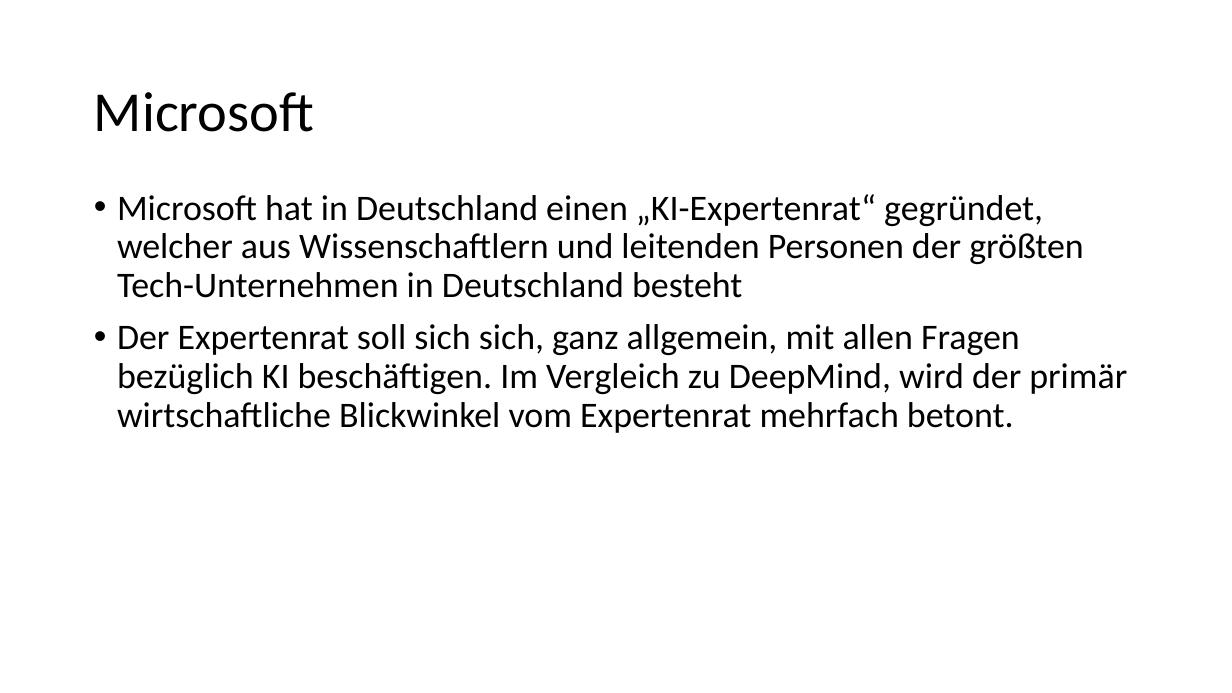
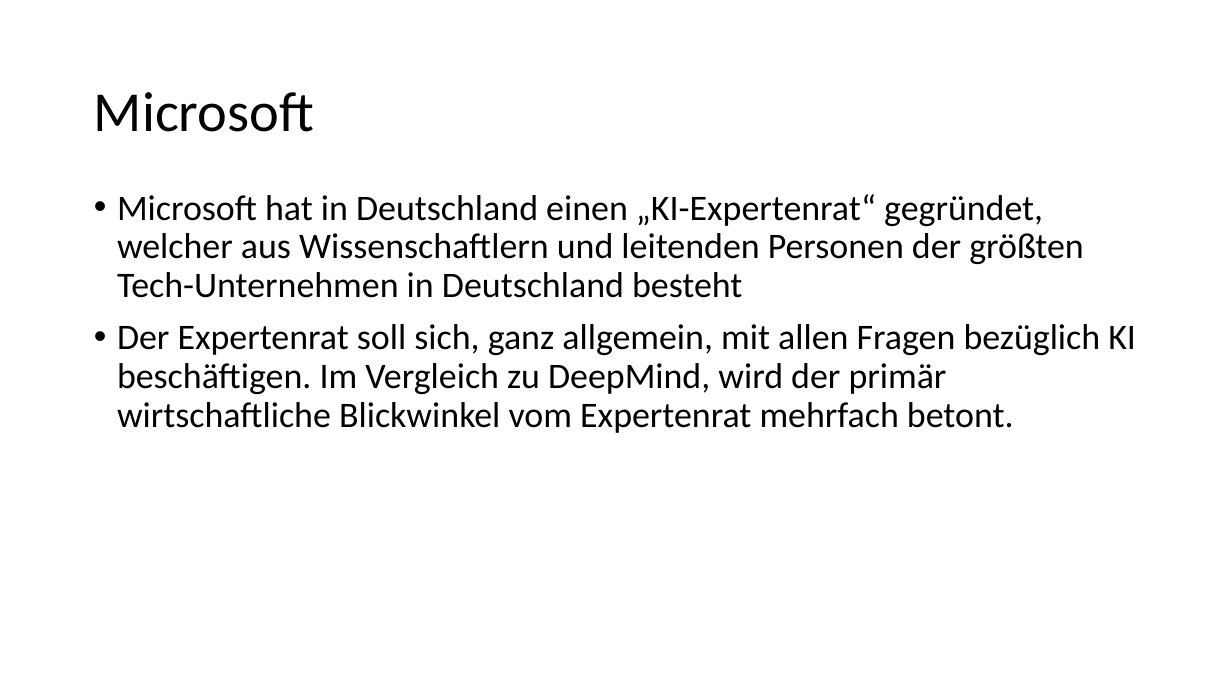
Before and after one commit to bosinoliver/ros-kinect-roboticarm, a slide deck: slide 22 of Kognitive Systeme Vortrag/Ethics in AI.pptx (slide 23 before the commit). Drawn at 1232x693 pixels with LibreOffice and Linux fonts; fonts in the diff are those of the drawing; background and template pictures are left out. Boxes give left, top, right and bottom in pixels: in the first picture for what was removed or moved away, otherwise in the second. Text is boxed around its words. In the diff, an @@ line names an element or a change of style, - is before the commit and + after.

```diff
--- a/Kognitive Systeme Vortrag/Ethics in AI.pptx
+++ b/Kognitive Systeme Vortrag/Ethics in AI.pptx
@@ text at [117, 324, 1136, 433]: text changed @@
-• Der Expertenrat soll sich sich, ganz allgemein, mit allen Fragen bezüglich KI beschäftigen. Im Vergleich zu DeepMind, wird der primär wirtschaftliche Blickwinkel vom Expertenrat mehrfach betont.
+• Der Expertenrat soll sich, ganz allgemein, mit allen Fragen bezüglich KI beschäftigen. Im Vergleich zu DeepMind, wird der primär wirtschaftliche Blickwinkel vom Expertenrat mehrfach betont.
```
Also in this commit, not shown: 7 other slides changed, 9 slides added, 2 slides removed, 1 other file.
